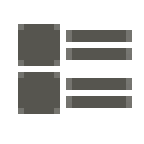
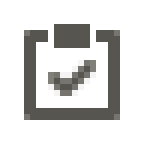
Two versions of the same layered image (144×144). Layer-by-layer changes:
added layer "Layer 21" above "Layer 20" over [24, 24, 120, 120]
hid "Layer 17" over [18, 24, 132, 120]
